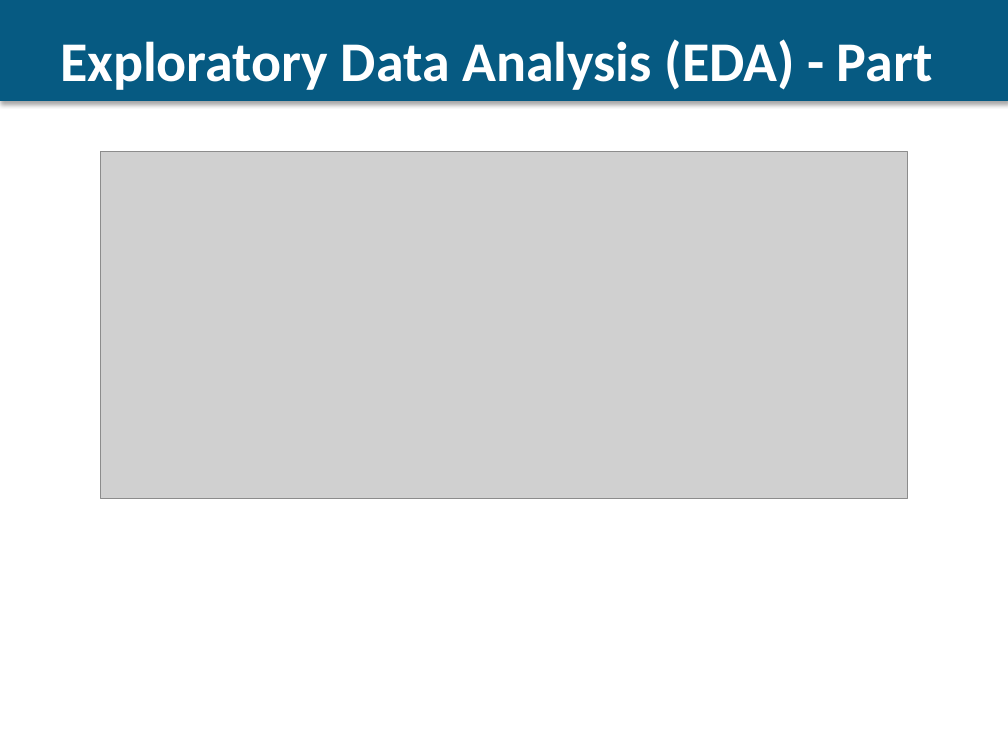
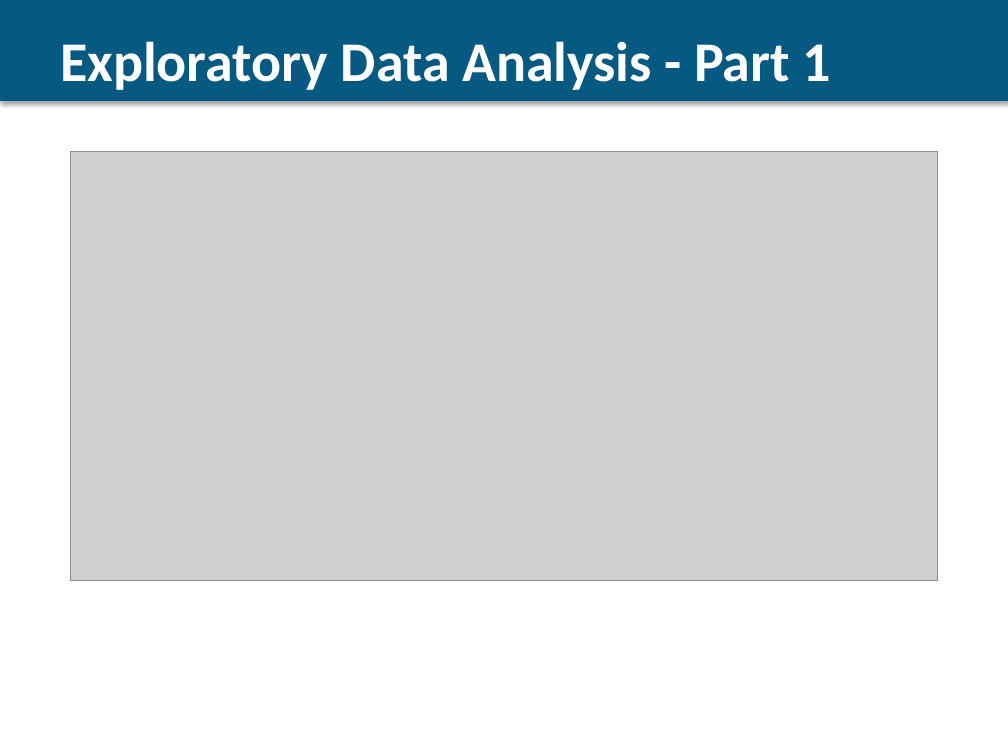
Before and after one commit to Mahdi-20/Heart-Failure-Prediction-Dataset, a slide deck: slide 5 of Heart_Failure_Presentation.pptx. Drawn at 1008x756 pixels with LibreOffice and Linux fonts; fonts in the diff are those of the drawing; grey boxes stand for pictures. Boxes give left, top, right and bottom in pixels: in the first picture for what was removed or moved away, otherwise in the second. Text is boxed around its words. In the diff, an @@ line names an element or a change of style, - is before the commit and + after.

```diff
--- a/Heart_Failure_Presentation.pptx
+++ b/Heart_Failure_Presentation.pptx
@@ text at (x1=60, y1=41, x2=831, y2=90): text changed @@
-Exploratory Data Analysis (EDA) - Part 1
+Exploratory Data Analysis - Part 1
@@ picture resized from (x1=101, y1=151, x2=907, y2=498) to (x1=71, y1=151, x2=937, y2=581) @@
```
Also in this commit, not shown: 9 other slides changed, 3 slides added, 2 slides removed, 1 other file.
